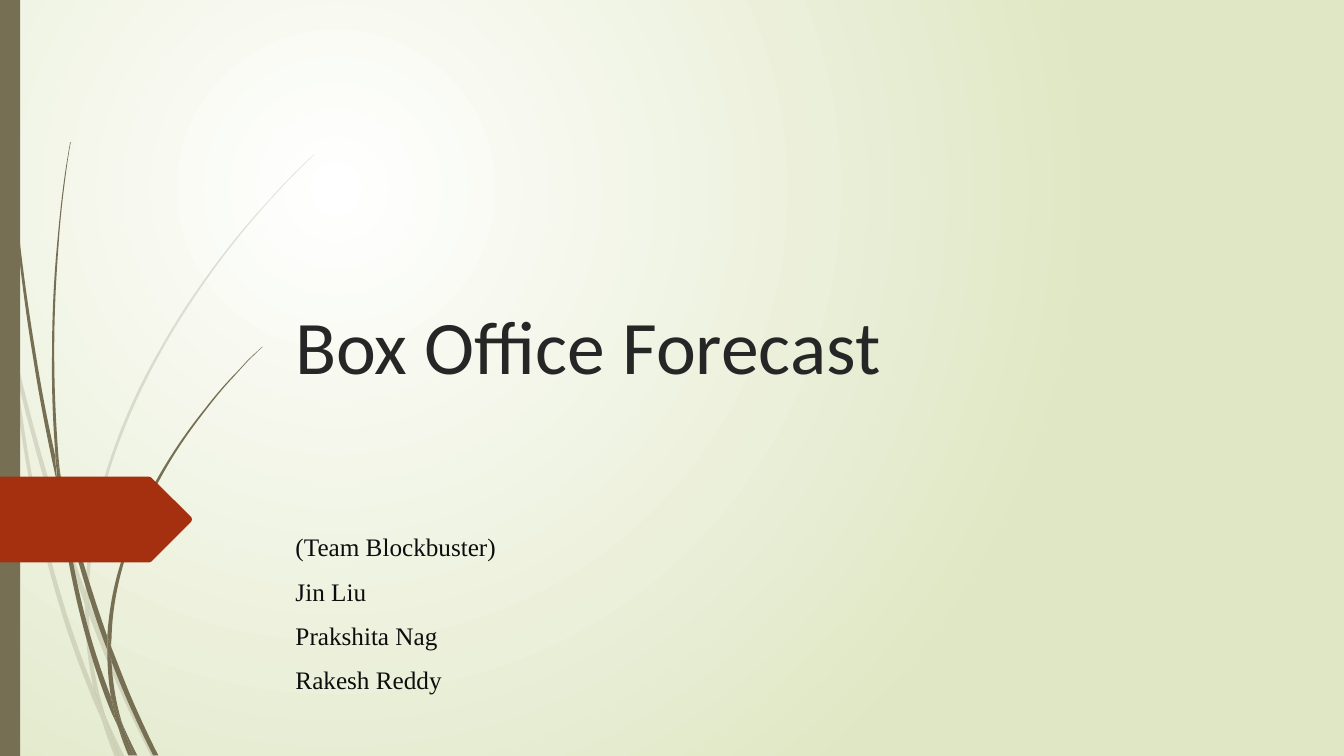
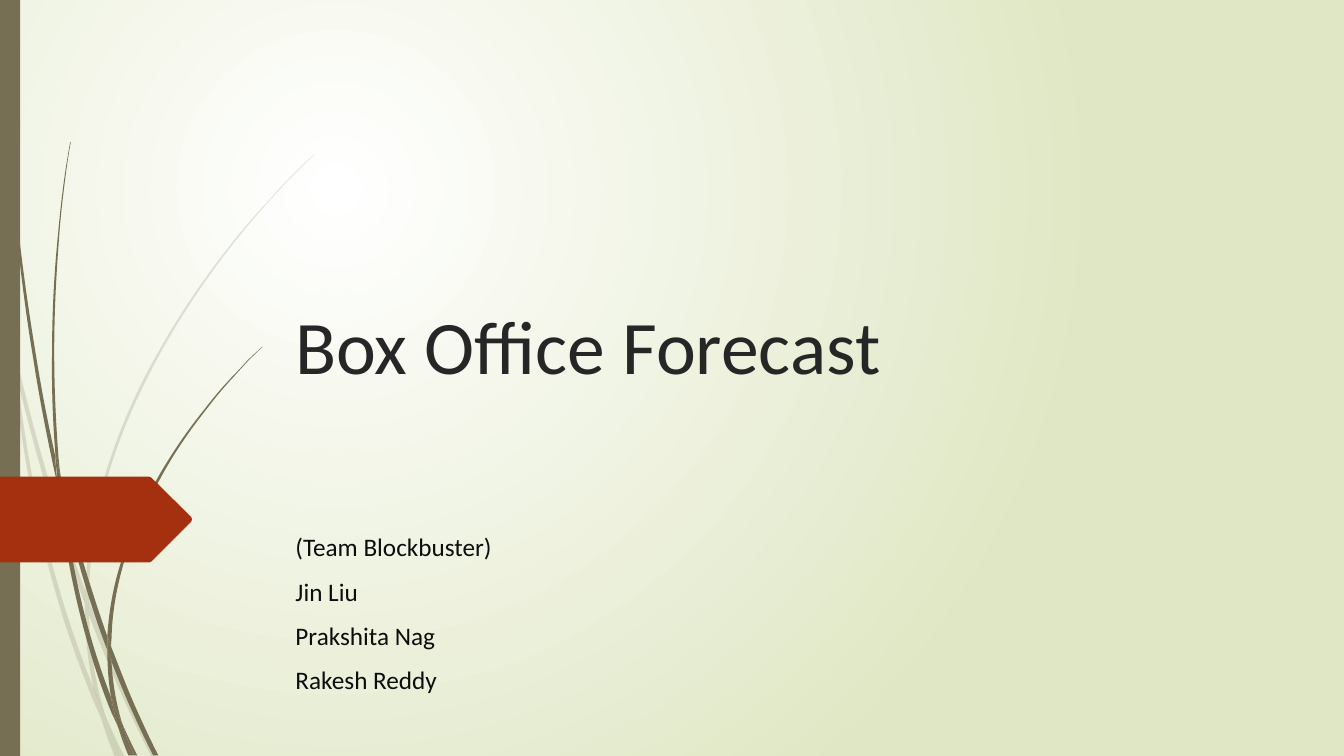
Before and after one commit to Prakshita/Machine-Learning-Project, a slide deck: slide 1 of Box Office Forecast.pptx. Drawn at 1344x756 pixels with LibreOffice and Linux fonts; fonts in the diff are those of the drawing. Boxes give left, top, right and bottom in pixels: in the first picture for what was removed or moved away, otherwise in the second. Text is boxed around its words. In the diff, an @@ line names an element or a change of style, - is before the commit and + after.

```diff
--- a/Box Office Forecast.pptx
+++ b/Box Office Forecast.pptx
@@ subtitle "(Team Blockbuster)" at bbox=[295, 537, 492, 693]: font Times New Roman to Calibri @@
```
Also in this commit, not shown: 2 other slides changed, 3 slides added.
